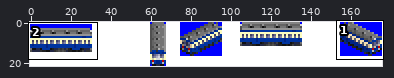
File history of a sprite sheet, src/wagon/baggage_car/BIDULGI.png. Above, an overview of the earlier version with the close-up marked.
Close-up. Before the commit:
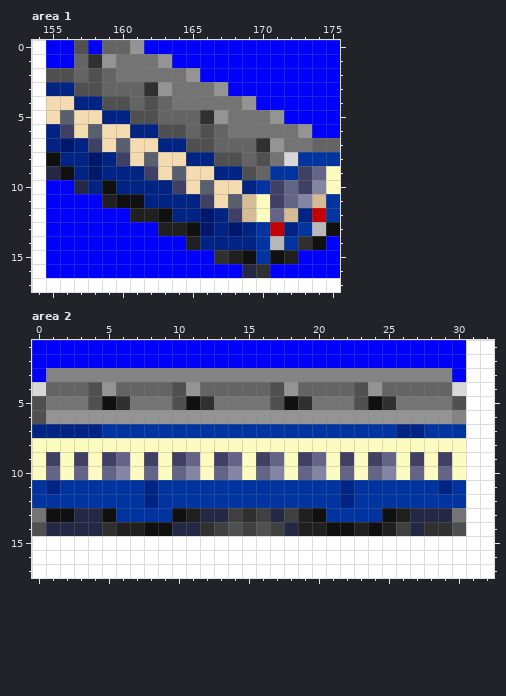
The file is 176x22 pixels. Shown: area 1: x 154..175, y 0..17; area 2: x 0..32, y 1..17. The commit also changed other parts of the picture, which this record leaves out.
After the commit:
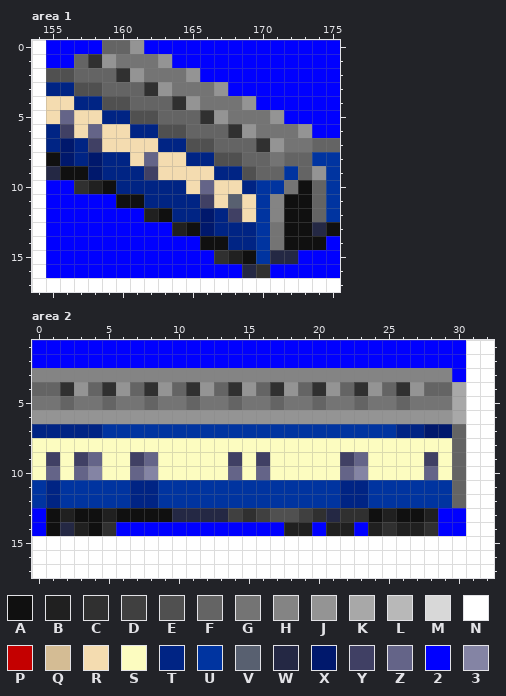
Palette (. is transparent): A #101010  B #202020  C #303030  D #404040  E #505050  F #646464  G #747474  H #848484  J #949494  K #a8a8a8  L #b8b8b8  M #d8d8d8  N #ffffff  P #c40000  Q #d4bc94  R #f4dcb0  S #fcfcc0  T #002484  U #0034a0  V #586070  W #242844  X #00186c  Y #404064  Z #646488  2 #0000ff  3 #8484a4
Diff:
Changed rows in their new state; - is an unchanged pixel.
Area 1:
first column x 156:
 0 -2------------------
 2 --F-CJ--------------
 4 ------F-CJ----------
 5 Z-------------------
 6 --Z-------F-CJ------
 7 ----R---------------
 8 X---T-Z-------F-FF--
 9 -A------R------F-FJU
10 -CB-----T-Z----UGAFU
11 ---2---------RUHAAF-
12 -----2-------RUHAAF-
13 -------2----T--GAAW-
14 ---------2AA---GAA--
15 ---------------WW---
Area 2:
first column x 0:
 3 H------------------------------
 4 F-CJFCJ-CJFCJ-CJ-C--CJ-C--CJ--K
 5 G-F-GFG-F-GFG-F--FGGF--FGGF---K
 6 J-----------------------------K
 7 ----------------------------XXF
 8 ------------------------------F
 9 ----ZSSYZ-SS-SY--S-SS--ZSS-SYSF
10 ----3SSZ3-SS-SZ--S-SS--3SS-SZSF
11 -------T---------------T-----UF
12 -T-----T---------------T------F
13 2-BAABAAAAWW-----EEDCWCCABAAB22
14 2A-BA-222222222222B-2BB2BCBB-22
